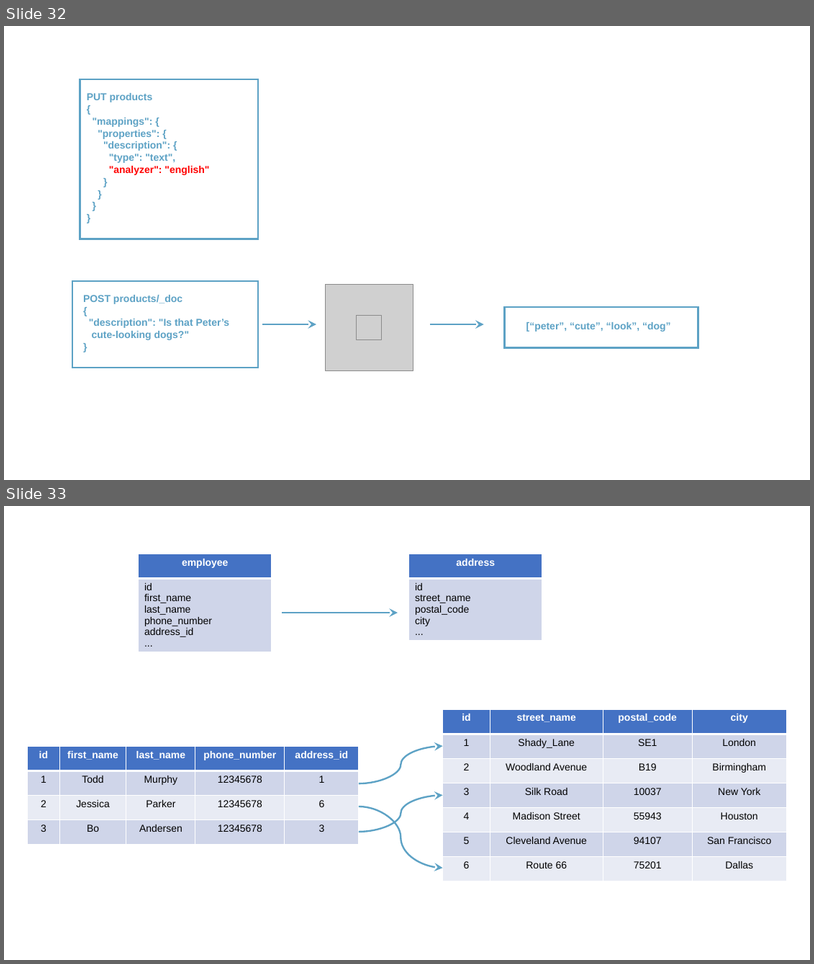
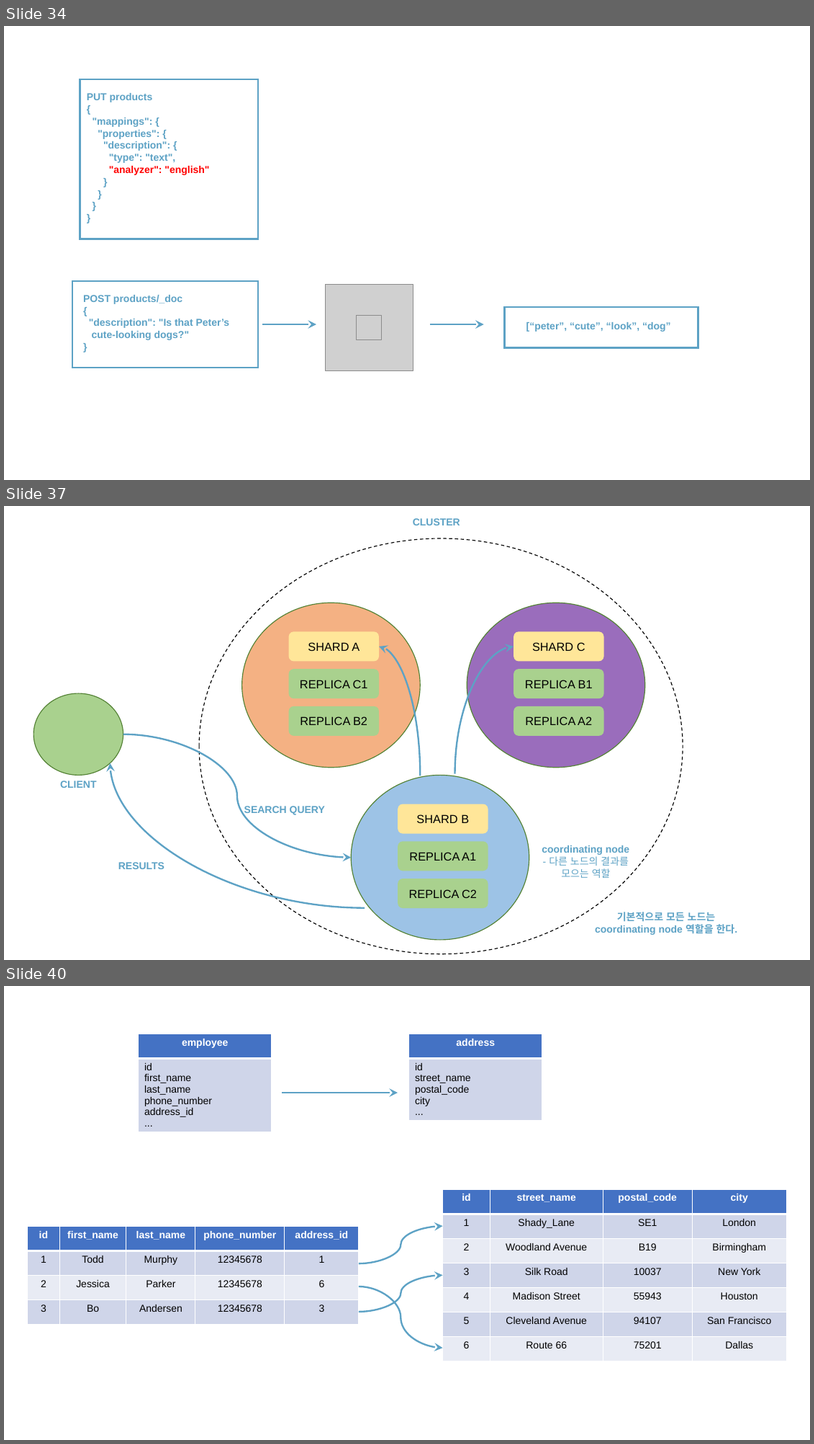
Before and after one commit to rudaks-han/book-summary, a slide deck: complete-guide-to-elasticsearch/elasticsearch.pptx. Shown one above the other, each under a label of ours: slides 32 and 33 before the commit, slides 34, 37 and 40 after it; the slides between them are not shown. The pictures are 814x964 and 814x1444 pixels, drawn with LibreOffice and Linux fonts; fonts in the diff are those of the drawing; grey boxes stand for pictures. Boxes give left, top, right and bottom in pixels: in the first picture for what was removed or moved away, otherwise in the second. Text is boxed around its words. In the diff, an @@ line names an element or a change of style, - is before the commit and + after.

```diff
--- a/complete-guide-to-elasticsearch/elasticsearch.pptx
+++ b/complete-guide-to-elasticsearch/elasticsearch.pptx
@@ slide 37 added at box(4, 506, 810, 960), background #FFFFFF @@
@@ text added at box(413, 518, 460, 525), 12 pt, text #5DA2C5, bold @@
+CLUSTER
@@ ellipse added at box(199, 538, 684, 955), outline #000000 1 pt dashed @@
@@ ellipse added at box(242, 602, 421, 767), fill #F4B183, outline #548235 1 pt @@
@@ ellipse added at box(468, 602, 646, 767), fill #7030A0 at 70% opacity, outline #548235 1 pt @@
@@ rounded rectangle added at box(289, 632, 379, 662), fill #FFE699, 14 pt, text #000000 @@
+SHARD A
@@ rounded rectangle added at box(514, 632, 604, 662), fill #FFE699, 14 pt, text #000000 @@
+SHARD C
@@ curved arrow added from (420, 776) to (379, 646), #5DA2C5 2 pt @@
@@ curved arrow added from (455, 773) to (514, 646), #5DA2C5 2 pt @@
@@ rounded rectangle added at box(289, 669, 379, 698), fill #A9D18E, 14 pt, text #000000 @@
+REPLICA C1
@@ rounded rectangle added at box(514, 669, 604, 698), fill #A9D18E, 14 pt, text #000000 @@
+REPLICA B1
@@ ellipse added at box(34, 693, 124, 775), fill #A9D18E, outline #548235 1 pt @@
@@ rounded rectangle added at box(289, 706, 379, 736), fill #A9D18E, 14 pt, text #000000 @@
+REPLICA B2
@@ rounded rectangle added at box(514, 706, 604, 736), fill #A9D18E, 14 pt, text #000000 @@
+REPLICA A2
@@ curved arrow added from (124, 734) to (351, 857), #5DA2C5 2 pt @@
@@ curved arrow added from (365, 908) to (110, 763), #5DA2C5 2 pt @@
@@ text added at box(60, 780, 96, 788), 12 pt, text #5DA2C5, bold @@
+CLIENT
@@ ellipse added at box(351, 775, 530, 939), fill #9DC3E6, outline #548235 1 pt @@
@@ text added at box(244, 806, 325, 816), 12 pt, text #5DA2C5, bold @@
+SEARCH QUERY
@@ rounded rectangle added at box(398, 803, 488, 834), fill #FFE699, 14 pt, text #000000 @@
+SHARD B
@@ rounded rectangle added at box(398, 841, 488, 871), fill #A9D18E, 14 pt, text #000000 @@
+REPLICA A1
@@ text added at box(542, 845, 630, 878), 12 pt, text #5DA2C5, bold @@
+coordinating node
+- 다른 노드의 결과를 모으는 역할
@@ text added at box(118, 862, 165, 869), 12 pt, text #5DA2C5, bold @@
+RESULTS
@@ rounded rectangle added at box(398, 879, 488, 908), fill #A9D18E, 14 pt, text #000000 @@
+REPLICA C2
@@ text added at box(595, 911, 738, 934), 12 pt, text #5DA2C5, bold @@
+기본적으로 모든 노드는 coordinating node 역할을 한다.
@@ what was slide 32 is now slide 34 @@
@@ what was slide 33 is now slide 40 @@
```
Also in this commit, not shown: 6 other slides added, 12 other files.
